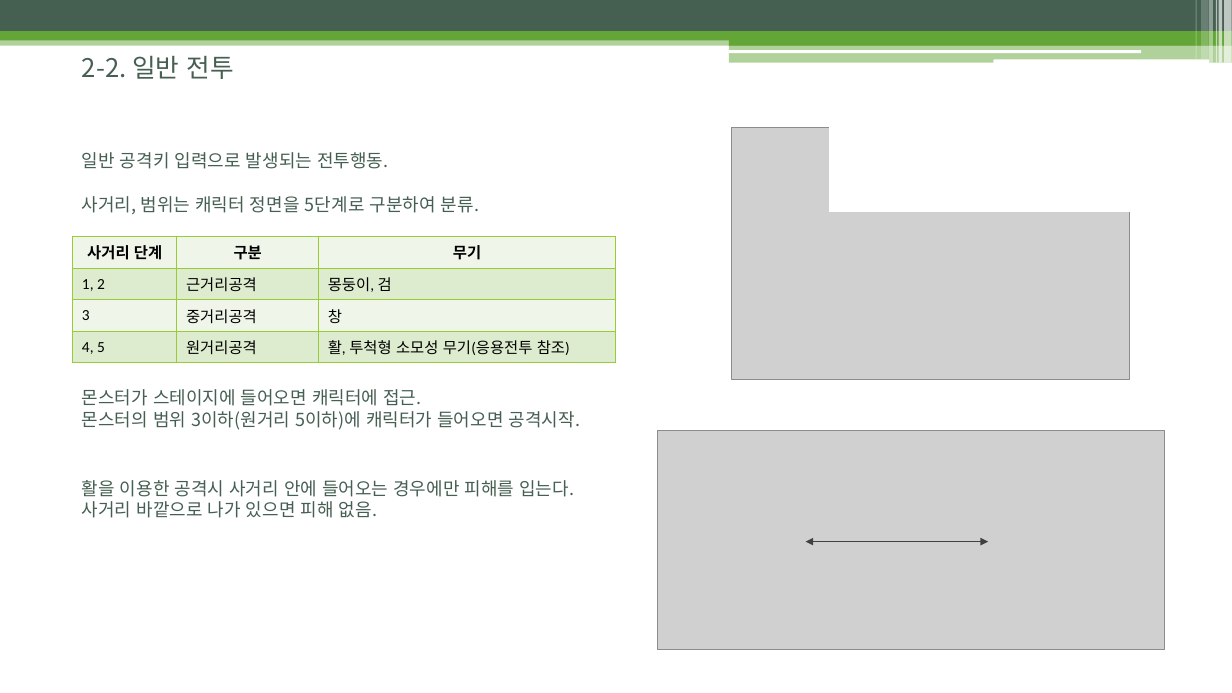
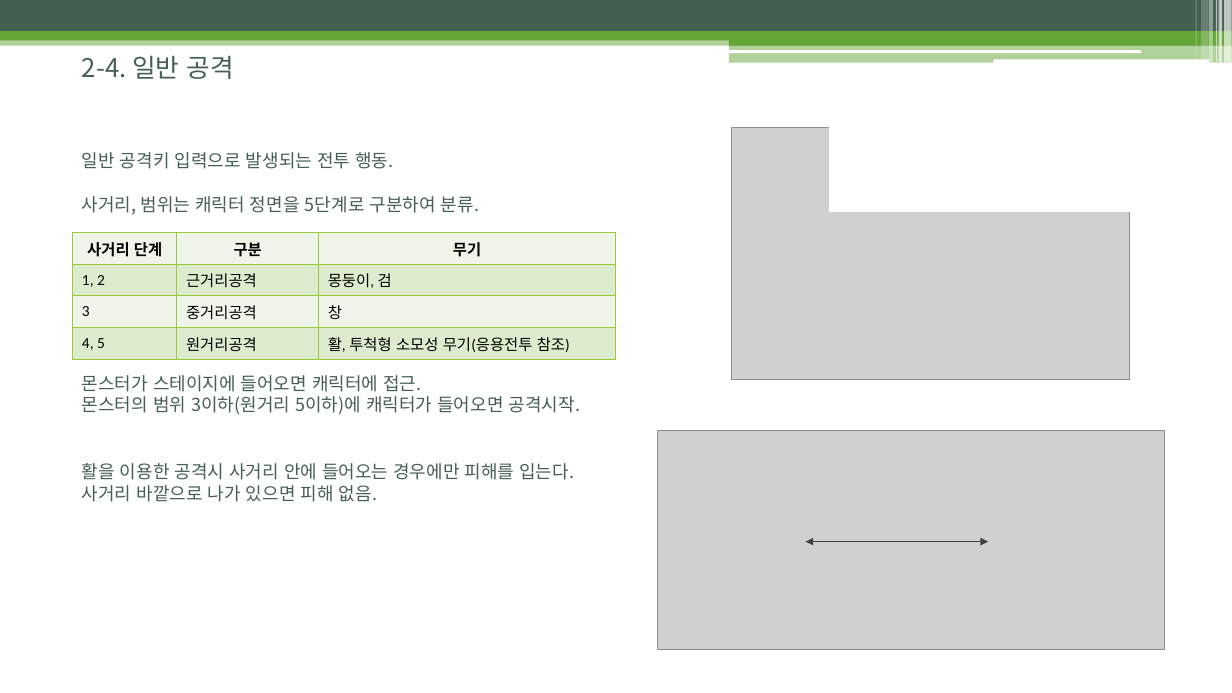
Before and after one commit to uknim2000/TIL, a slide deck: slide 11 of 003_게임기획서/노비의모험_전투시스템_김병훈_v001_200122.pptx (slide 9 before the commit). Drawn at 1232x693 pixels with LibreOffice and Linux fonts; fonts in the diff are those of the drawing; grey boxes stand for pictures. Boxes give left, top, right and bottom in pixels: in the first picture for what was removed or moved away, otherwise in the second. Text is boxed around its words. In the diff, an @@ line names an element or a change of style, - is before the commit and + after.

```diff
--- a/003_게임기획서/노비의모험_전투시스템_김병훈_v001_200122.pptx
+++ b/003_게임기획서/노비의모험_전투시스템_김병훈_v001_200122.pptx
@@ title at (82,55,234,79): text changed @@
-2-2. 일반 전투
+2-4. 일반 공격
@@ text at (82,152,394,169): spaces changed @@
-일반 공격키 입력으로 발생되는 전투행동.
+일반 공격키 입력으로 발생되는 전투 행동.
@@ table: place and size @@
-table at (73,237,616,359)
+table at (73,233,616,356)
@@ text "몬스터가 스테이지에 들어오면 캐릭터에 접근.": place and size @@
-text "몬스터가 스테이지에 들어오면 캐릭터에 접근." at (82,389,581,430)
+text "몬스터가 스테이지에 들어오면 캐릭터에 접근." at (82,375,581,415)
@@ text "활을 이용한 공격시 사거리 안에 ...": place and size @@
-text "활을 이용한 공격시 사거리 안에 ..." at (82,480,574,518)
+text "활을 이용한 공격시 사거리 안에 ..." at (82,463,574,502)
```
Also in this commit, not shown: 9 other slides changed, 2 slides added, 1 slide removed.
